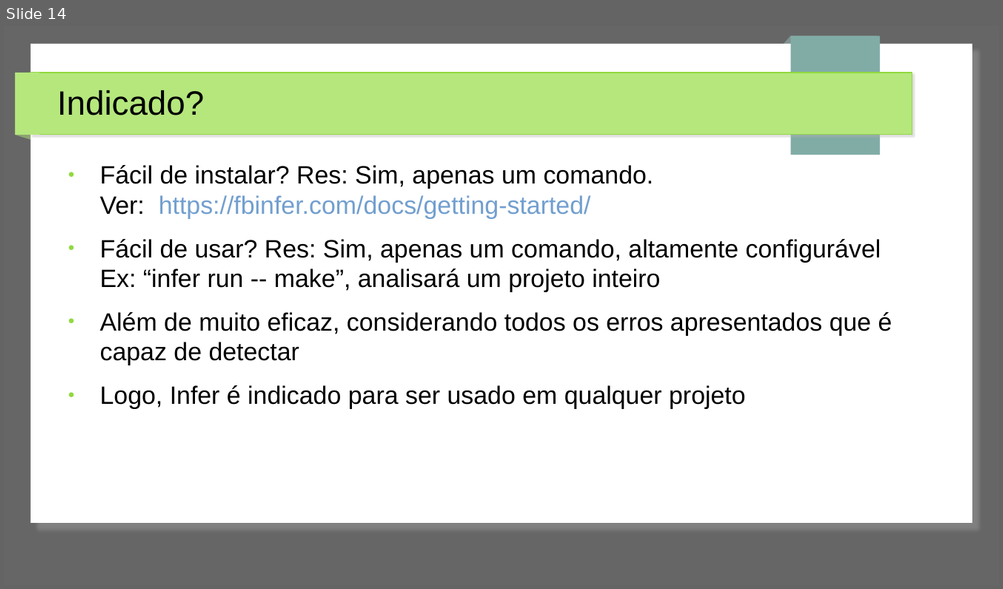
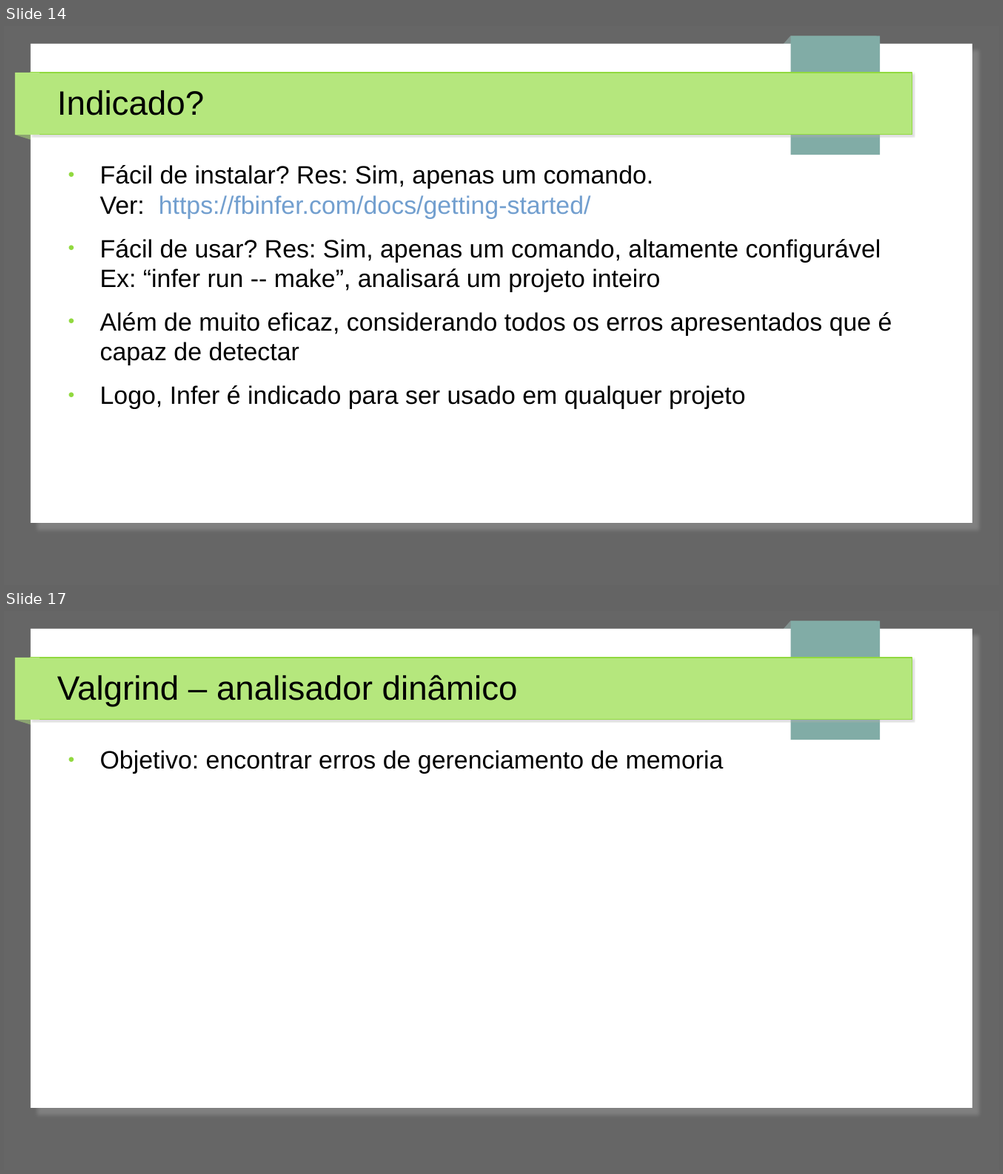
Before and after one commit to jpantonow/SB-T1-ANALISADORES, a slide deck: Slides.odp. Shown one above the other, each under a label of ours: slide 14 before the commit, slides 14 and 17 after it; the slides between them are not shown. The pictures are 1003x589 and 1003x1174 pixels, drawn with LibreOffice and Linux fonts; fonts in the diff are those of the drawing. Boxes give left, top, right and bottom in pixels: in the first picture for what was removed or moved away, otherwise in the second. Text is boxed around its words. In the diff, an @@ line names an element or a change of style, - is before the commit and + after.

Commit message:
alguns slides Valgrind

```diff
--- a/Slides.odp
+++ b/Slides.odp
@@ slide 17 added at (4, 611, 999, 1170), background #666666; not listed: 7 template elements that a slide beside it also shows @@
@@ title added at (57, 675, 518, 706), 27 pt, text #000000 @@
+Valgrind – analisador dinâmico
@@ text added at (100, 750, 723, 774), 20 pt, text #000000 @@
+● Objetivo: encontrar erros de gerenciamento de memoria
```
Also in this commit, not shown: 8 other slides added.
